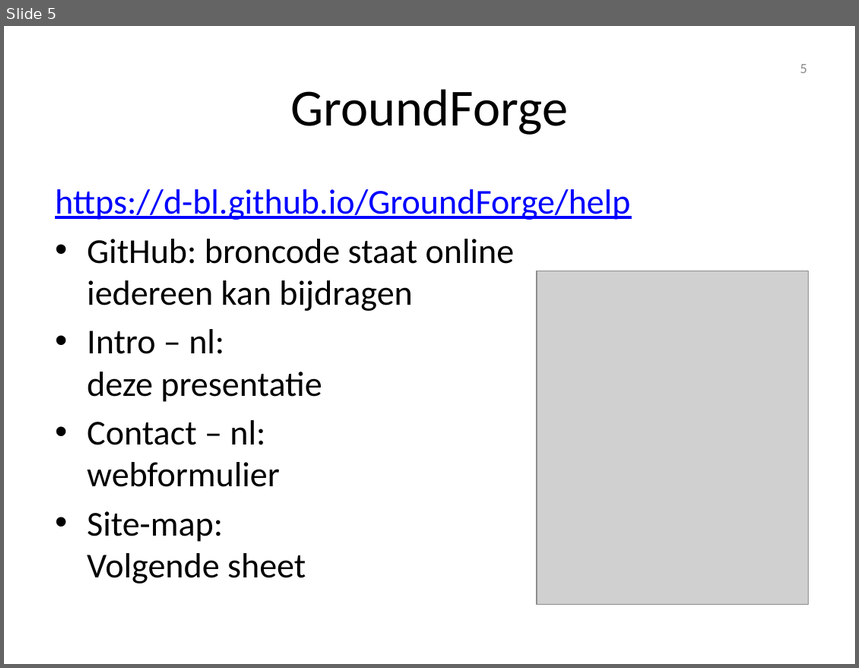
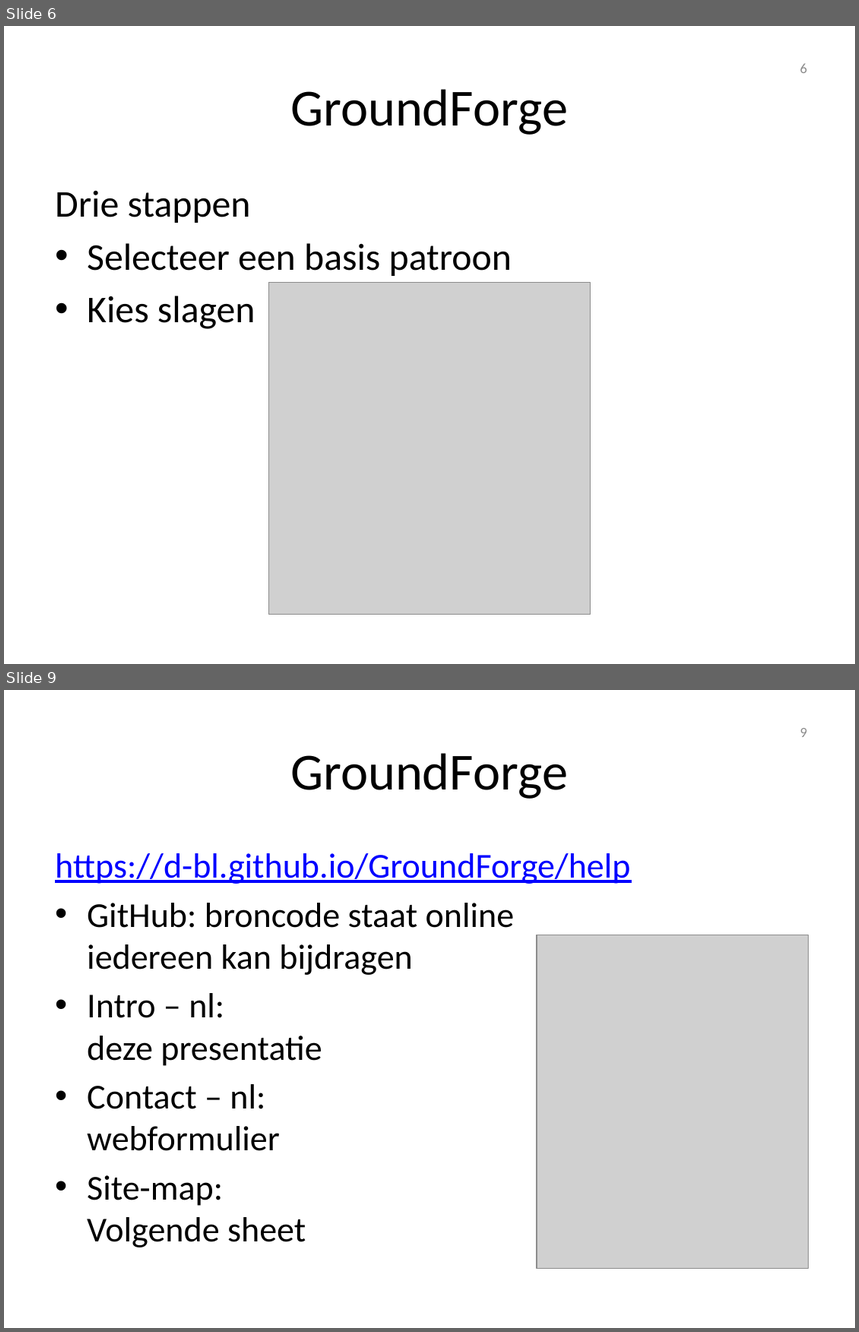
Before and after one commit to d-bl/GroundForge-help, a slide deck: docs/help/NL.pptx. Shown one above the other, each under a label of ours: slide 5 before the commit, slides 6 and 9 after it; the slides between them are not shown. The pictures are 859x668 and 859x1332 pixels, drawn with LibreOffice and Linux fonts; fonts in the diff are those of the drawing; grey boxes stand for pictures; background and template pictures are left out. Boxes give left, top, right and bottom in pixels: in the first picture for what was removed or moved away, otherwise in the second. Text is boxed around its words. In the diff, an @@ line names an element or a change of style, - is before the commit and + after.

```diff
--- a/docs/help/NL.pptx
+++ b/docs/help/NL.pptx
@@ slide 6 added at <box>4,26,855,664</box>, background #FFFFFF @@
@@ page number added at <box>800,63,807,73</box>, 12 pt, text #8C8C8C @@
+6
@@ title added at <box>291,89,568,135</box>, 44 pt, text #000000 @@
+GroundForge
@@ text added at <box>55,190,512,329</box>, 32 pt, text #000000 @@
+Drie stappen
+• Selecteer een basis patroon
+• Kies slagen
@@ picture added at <box>268,282,591,615</box> @@
@@ what was slide 5 is now slide 9 @@
@@ page number at <box>800,728,807,737</box>: text changed @@
-5
+9
```
Also in this commit, not shown: 10 slides changed, 3 other slides added, 8 slides removed, 1 other file.
